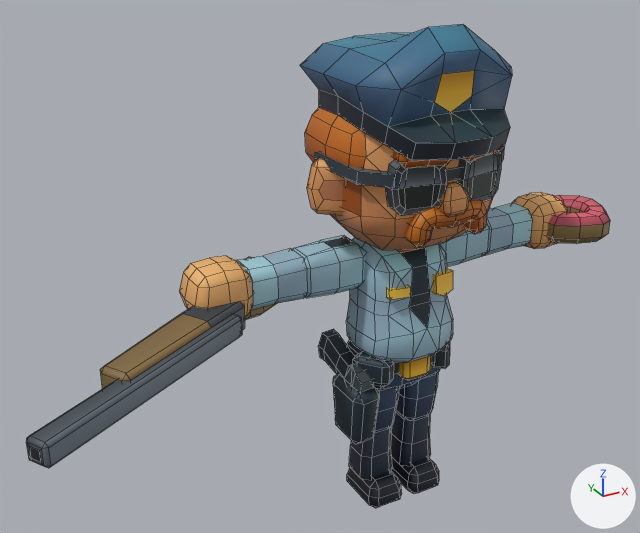
Renders of the FBX model Minutemen Vandal/Assets/BitGem/Police_Officer_SC/Models/cop.fbx from each side of a commit.
Both versions are drawn from a camera (50 mm lens) standing at (-1.7, -2.47, 2.28) and looking at (-0.33, 0.01, 1.03). The lights are fixed; the arrows at lower right show +X, +Y and +Z. Mesh edges are drawn as thin lines. Where no turn or scale is listed for an object, it has been applied to the vertices.

Names of what the first picture shows: 'doughnut', 'holster_w_gun', 'male_hand_left_cop', 'male_hand_right_cop', 'male_hat_cop', 'male_head_cop', 'male_hips_cop', 'male_lowerarm_left_cop', 'male_lowerarm_right_cop', 'male_torso_cop', 'male_upperarm_right_cop', 'rifle'.
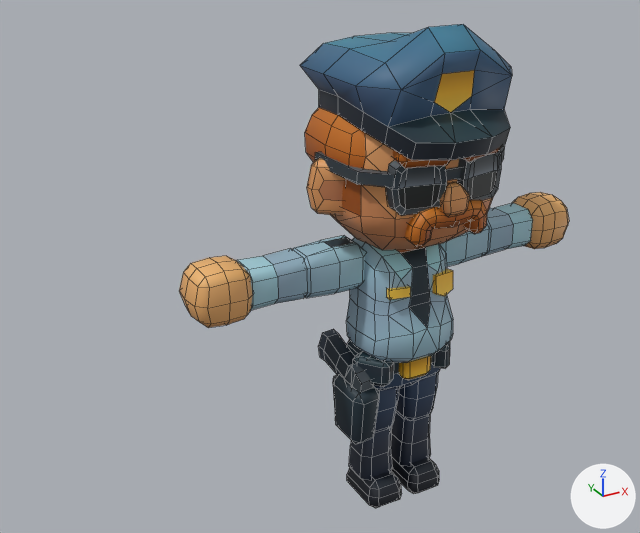
The newer file is also turned or shifted as a whole; pictures and numbers use the older file's frame.

Patch to the scene script:
```diff
--- a/Minutemen Vandal/Assets/BitGem/Police_Officer_SC/Models/cop.fbx.py
+++ b/Minutemen Vandal/Assets/BitGem/Police_Officer_SC/Models/cop.fbx.py
@@ ob_doughnut @@
-ob_doughnut = bpy.data.objects.new('doughnut', me_mesh_019)
-ob_doughnut.location = (0.61, 0.066, 0.999)
@@ ob_rifle @@
-ob_rifle = bpy.data.objects.new('rifle', me_mesh_018)
-ob_rifle.location = (-0.61, 0.066, 0.999)
```

Boxes (x1, y1, x2, y2) around the edits, measured in the pictures (640 x 533 px):
'rifle', deleted: before (26, 257, 277, 468)
'doughnut', deleted: before (546, 195, 610, 244)
